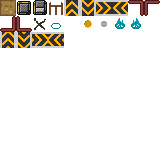
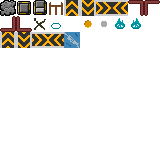
Layered file, before and after one edit (w=160, h=160). Changes by layer:
removed layer "Ebeno 21(collé)" over 0, 0, 80, 48
removed layer "Ebeno 20(collé)" over 0, 0, 80, 48
removed layer "Ebeno 18(collé)" over 0, 0, 80, 48
painted on "root Fusionnés" over 0, 0, 80, 48
